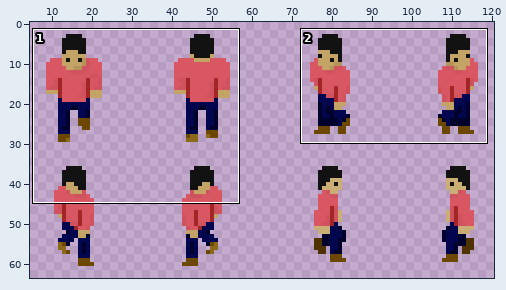
Sprite sheet, stored at Assets/Sprites/player-spritesheet_new4.png. Above: a wide view before the commit, with the close-up outlined.
Close-up. As it was:
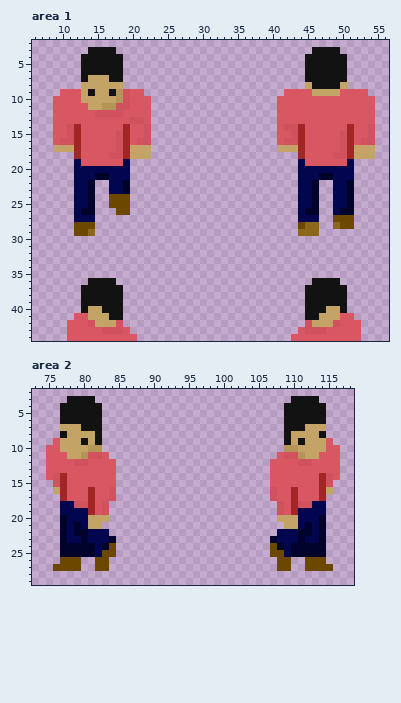
The file is 128x64 pixels. Shown: area 1: x 6..56, y 2..44; area 2: x 73..118, y 2..29. The wide view leaves out empty margins.
The result:
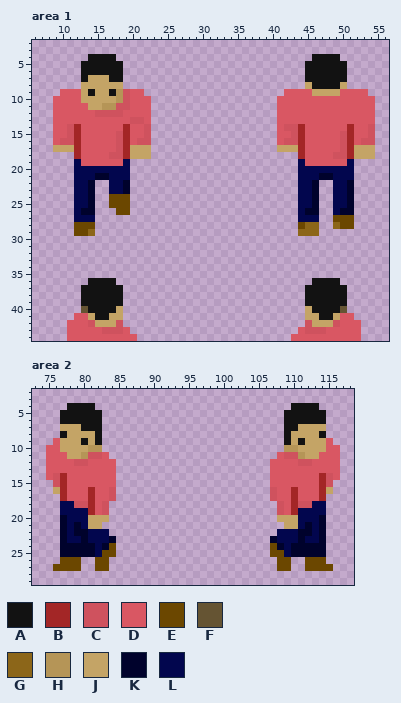
Palette (. is transparent): A #121212  B #a32626  C #cf525e  D #d95763  E #6b4700  F #655433  G #8c6619  H #b59557  J #c4a466  K #00022c  L #02064e
Log entry: made player animation more consistent
From old to new:
Area 1:
The edit turns colour J into colour A in row 40 at x 14 to 15 and 48 to 49; in row 41 at x 15 to 16 and 47 to 48.
The edit turns colour A into colour F in row 40 at x 13 and 50.
The edit turns colour A into colour J in row 40 at x 18 and 45; in row 41 at x 17 to 18 and 45 to 46.
The edit erases colour A in row 3 at x 14 to 17 and 46 to 49; in row 4 at x 13, 18, 45 and 50.
Area 2:
The edit turns colour A into colour J in row 7 at x 111.
The edit erases colour A in row 3 at x 78 to 81 and 110 to 113; in row 4 at x 77, 82, 109 and 114.
Where, in picture pixels (left, top, right, bottom), the same in both close-ups:
erased: (81, 47, 123, 61)
erased: (305, 47, 347, 61)
changed: (81, 306, 123, 320)
changed: (305, 306, 347, 320)
erased: (60, 396, 102, 410)
changed: (284, 396, 326, 431)
